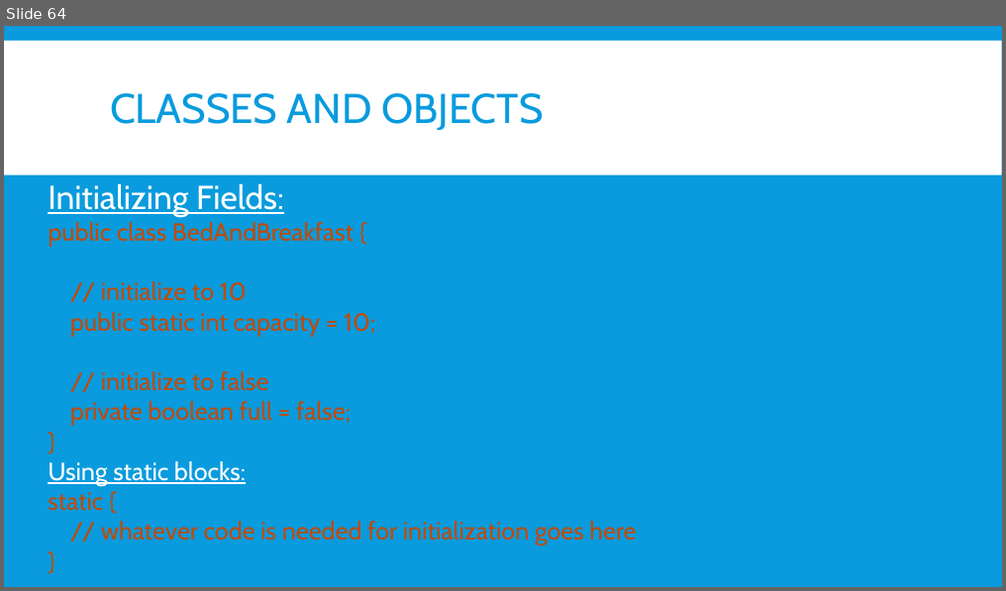
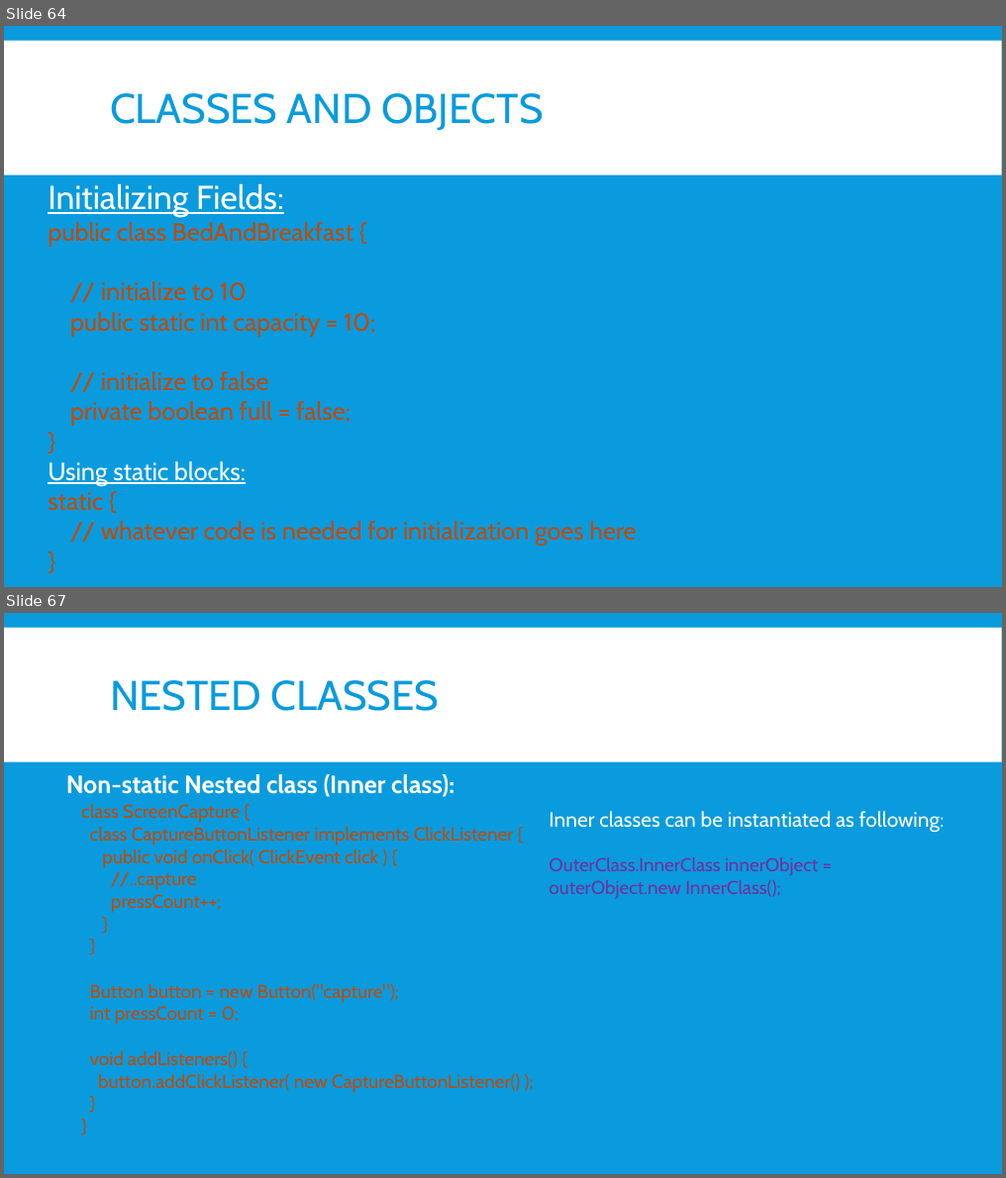
Before and after one commit to nmsgit1234/TechnicalDocs, a slide deck: training/core_java/core_java.pptx. Shown one above the other, each under a label of ours: slide 64 before the commit, slides 64 and 67 after it; the slides between them are not shown. The pictures are 1006x591 and 1006x1178 pixels, drawn with LibreOffice and Linux fonts; fonts in the diff are those of the drawing. Boxes give left, top, right and bottom in pixels: in the first picture for what was removed or moved away, otherwise in the second. Text is boxed around its words. In the diff, an @@ line names an element or a change of style, - is before the commit and + after.

```diff
--- a/training/core_java/core_java.pptx
+++ b/training/core_java/core_java.pptx
@@ slide 67 added at (4,613,1002,1174), background #099BDD; not listed: 1 template element that a slide beside it also shows @@
@@ title added at (110,680,439,711), 40 pt, text #099BDD @@
+NESTED CLASSES
@@ text added at (66,774,454,797), 24 pt, text #FFFFFF, bold @@
+Non-static Nested class (Inner class):
@@ text added at (81,804,520,1093), 18 pt, text #C14A08 @@
+class ScreenCapture {
+class CaptureButtonListener implements ClickListener {
+public void onClick( ClickEvent click ) {
+//..capture
+pressCount++;
+}
+}
+Button button = new Button("capture");
+int pressCount = 0;
+void addListeners() {
+button.addClickListener( new CaptureButtonListener() );
+}
+}
@@ text added at (548,811,944,898), 18 pt, text #7030A0 @@
+Inner classes can be instantiated as following:
+OuterClass.InnerClass innerObject = outerObject.new InnerClass();
```
Also in this commit, not shown: 2 slides changed, 16 other slides added, 9 other files.
